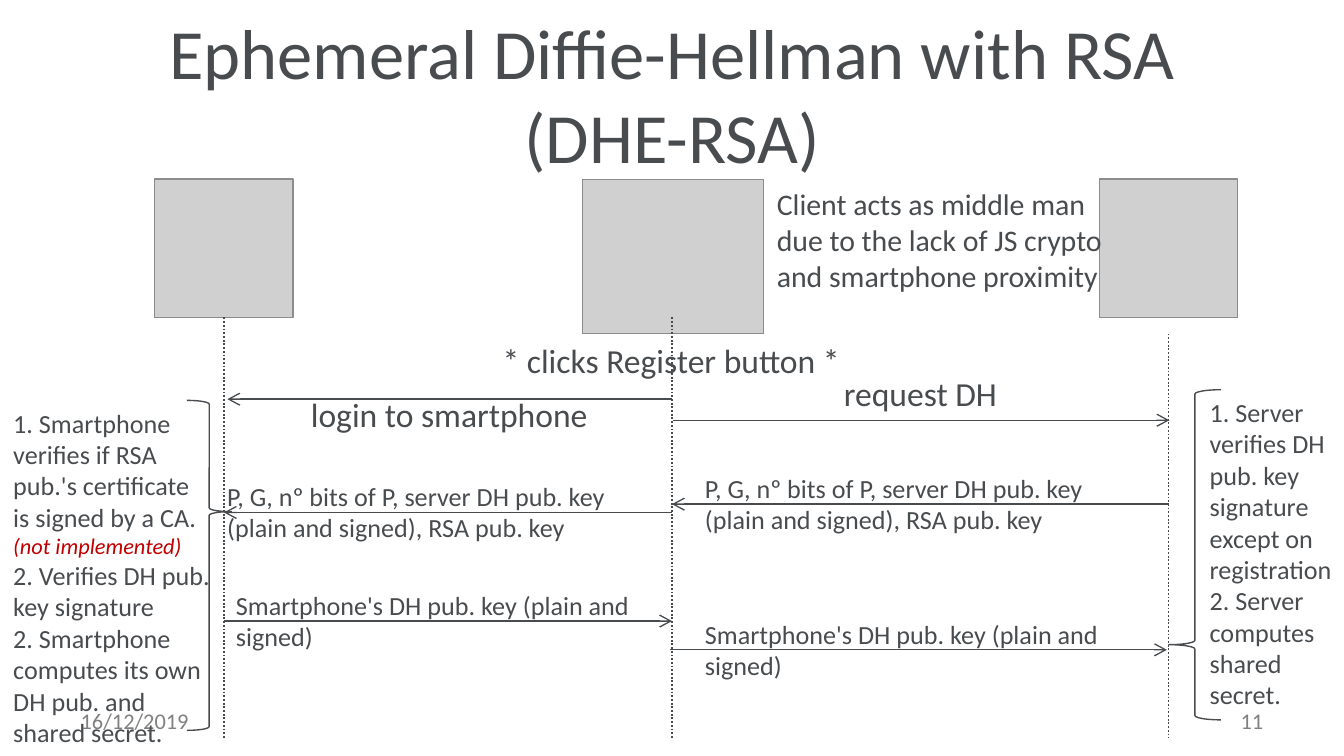
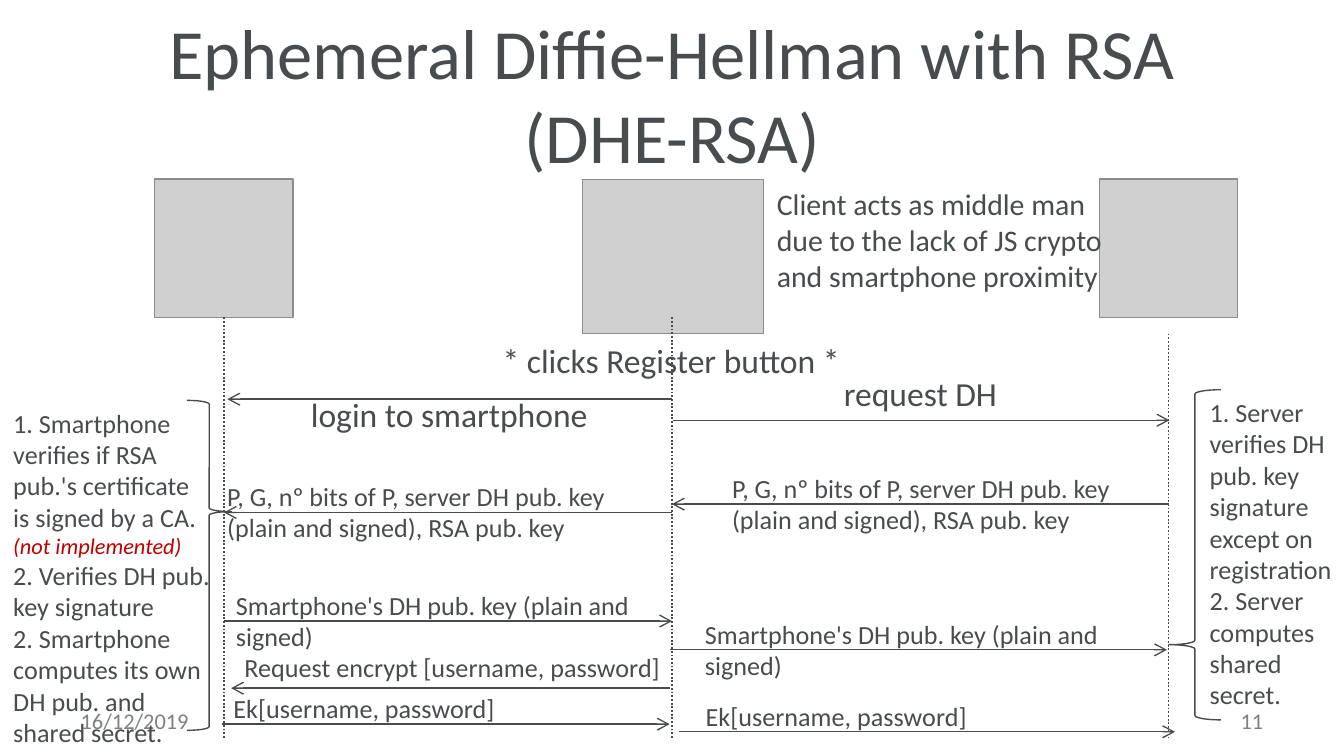
Before and after one commit to MangaD/SIRS-Project, a slide deck: slide 11 of documentation/presentation/T18_Mon_1500_0-14_presentation.pptx. Drawn at 1344x756 pixels with LibreOffice and Linux fonts; fonts in the diff are those of the drawing; grey boxes stand for pictures; background and template pictures are left out. Boxes give left, top, right and bottom in pixels: in the first picture for what was removed or moved away, otherwise in the second. Text is boxed around its words. In the diff, an @@ line names an element or a change of style, - is before the commit and + after.

Commit message:
update slide

```diff
--- a/documentation/presentation/T18_Mon_1500_0-14_presentation.pptx
+++ b/documentation/presentation/T18_Mon_1500_0-14_presentation.pptx
@@ text "P, G, nº bits of ...": place and size @@
-text "P, G, nº bits of ..." at <box>705,480,1082,534</box>
+text "P, G, nº bits of ..." at <box>732,480,1110,534</box>
@@ text added at <box>244,658,659,681</box>, 14 pt, text #494C4F @@
+Request encrypt [username, password]
@@ arrow added from (671, 688) to (231, 688), #494C4F 0.75 pt @@
@@ text added at <box>233,699,494,725</box>, 14 pt, text #494C4F @@
+Ek[username, password]
@@ text added at <box>706,707,966,732</box>, 14 pt, text #494C4F @@
+Ek[username, password]
@@ arrow added from (222, 724) to (669, 724), #494C4F 0.75 pt @@
@@ arrow added from (679, 732) to (1175, 732), #494C4F 0.75 pt @@
```
Also in this commit, not shown: 1 other file.
